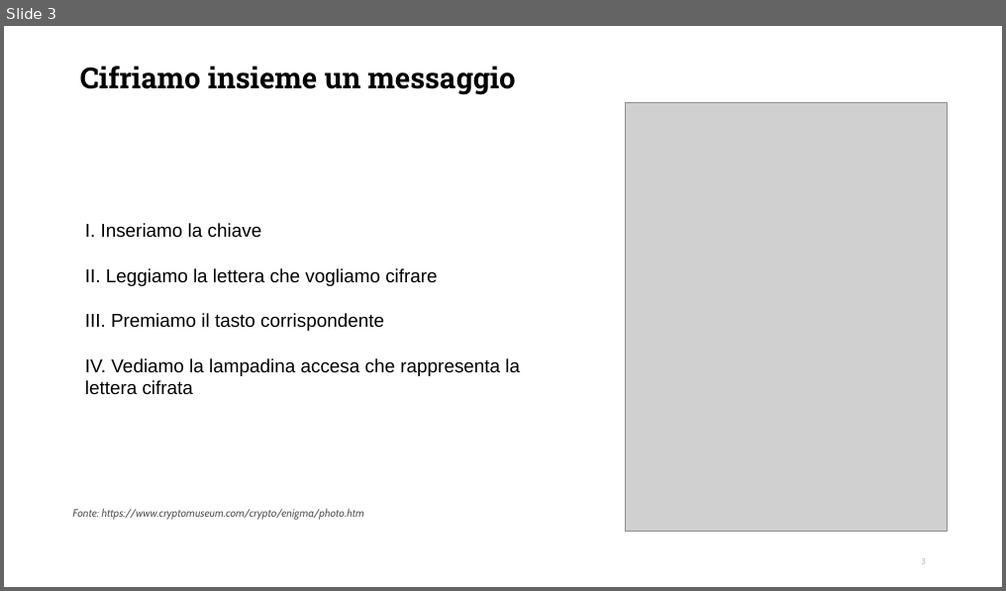
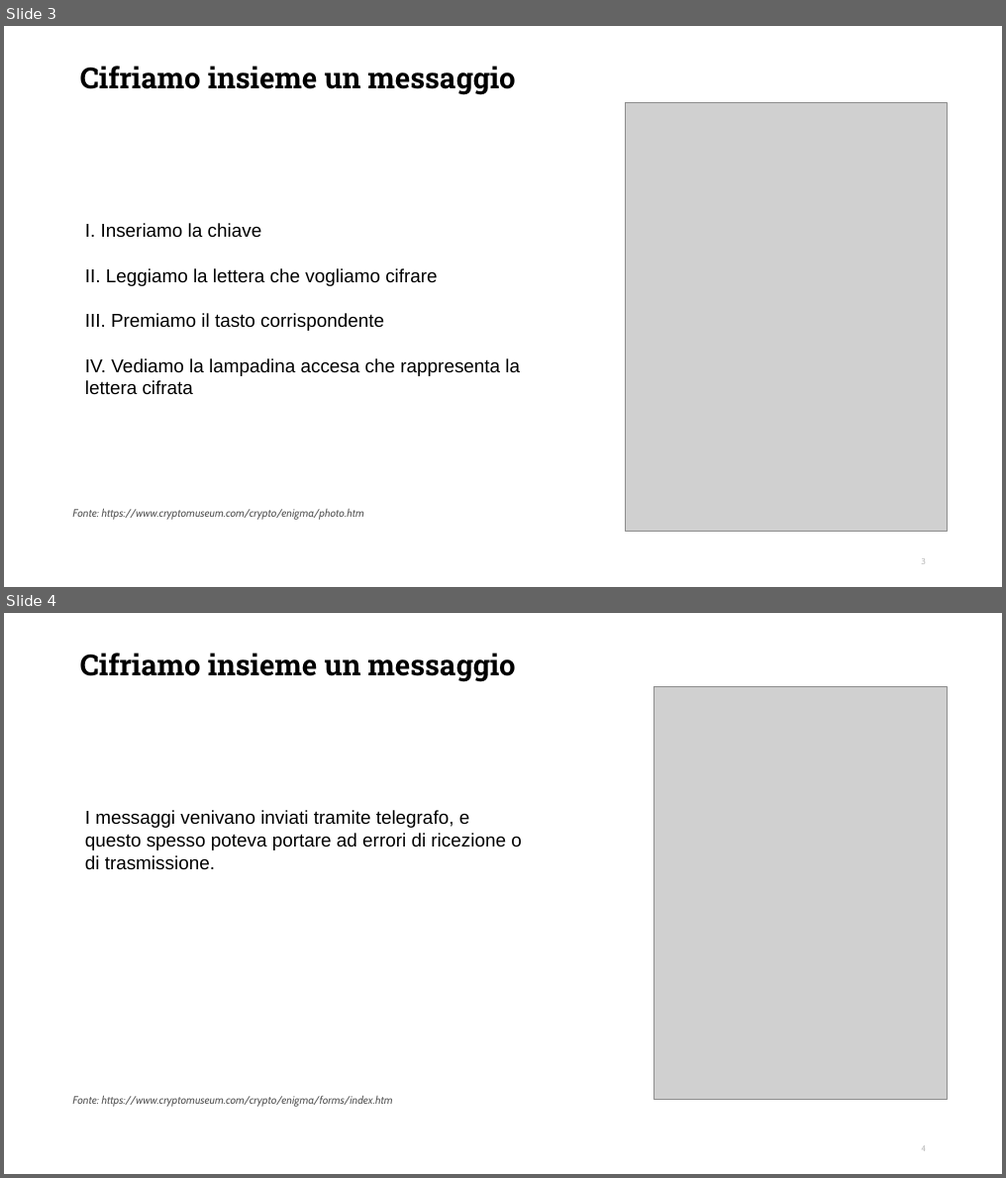
Before and after one commit to DanieleFerretti03/tesi-enigma, a slide deck: presentazione.odp. Shown one above the other, each under a label of ours: slide 3 before the commit, slides 3 and 4 after it. The pictures are 1006x591 and 1006x1178 pixels, drawn with LibreOffice and Linux fonts; fonts in the diff are those of the drawing; grey boxes stand for pictures; background and template pictures are left out. Boxes give left, top, right and bottom in pixels: in the first picture for what was removed or moved away, otherwise in the second. Text is boxed around its words. In the diff, an @@ line names an element or a change of style, - is before the commit and + after.

```diff
--- a/presentazione.odp
+++ b/presentazione.odp
@@ slide 4 added at [4, 613, 1002, 1174], background #FFFFFF @@
@@ title added at [80, 653, 516, 682], 28 pt, text #000000, bold @@
+Cifriamo insieme un messaggio
@@ picture added at [653, 686, 947, 1099] @@
@@ text added at [85, 810, 522, 870], 18 pt, text #000000 @@
+I messaggi venivano inviati tramite telegrafo, e questo spesso poteva portare ad errori di ricezione o di trasmissione.
@@ text added at [72, 1095, 393, 1107], 10.5 pt, text #595959, italic @@
+Fonte: https://www.cryptomuseum.com/crypto/enigma/forms/index.htm
@@ page number added at [921, 1146, 926, 1152], 8.2 pt, text #BFBFBF @@
+4
```
Also in this commit, not shown: 9 other files.
